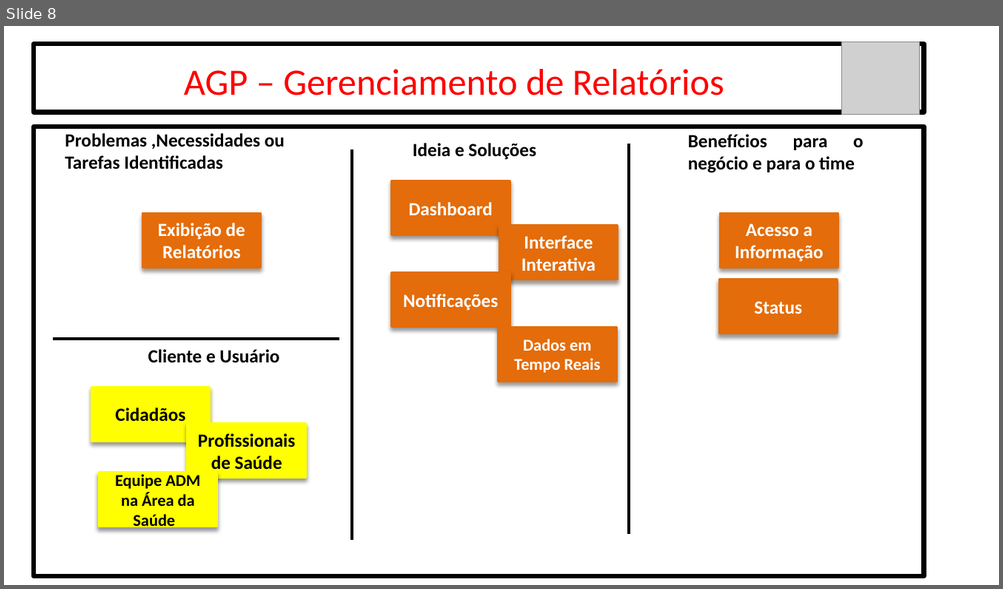
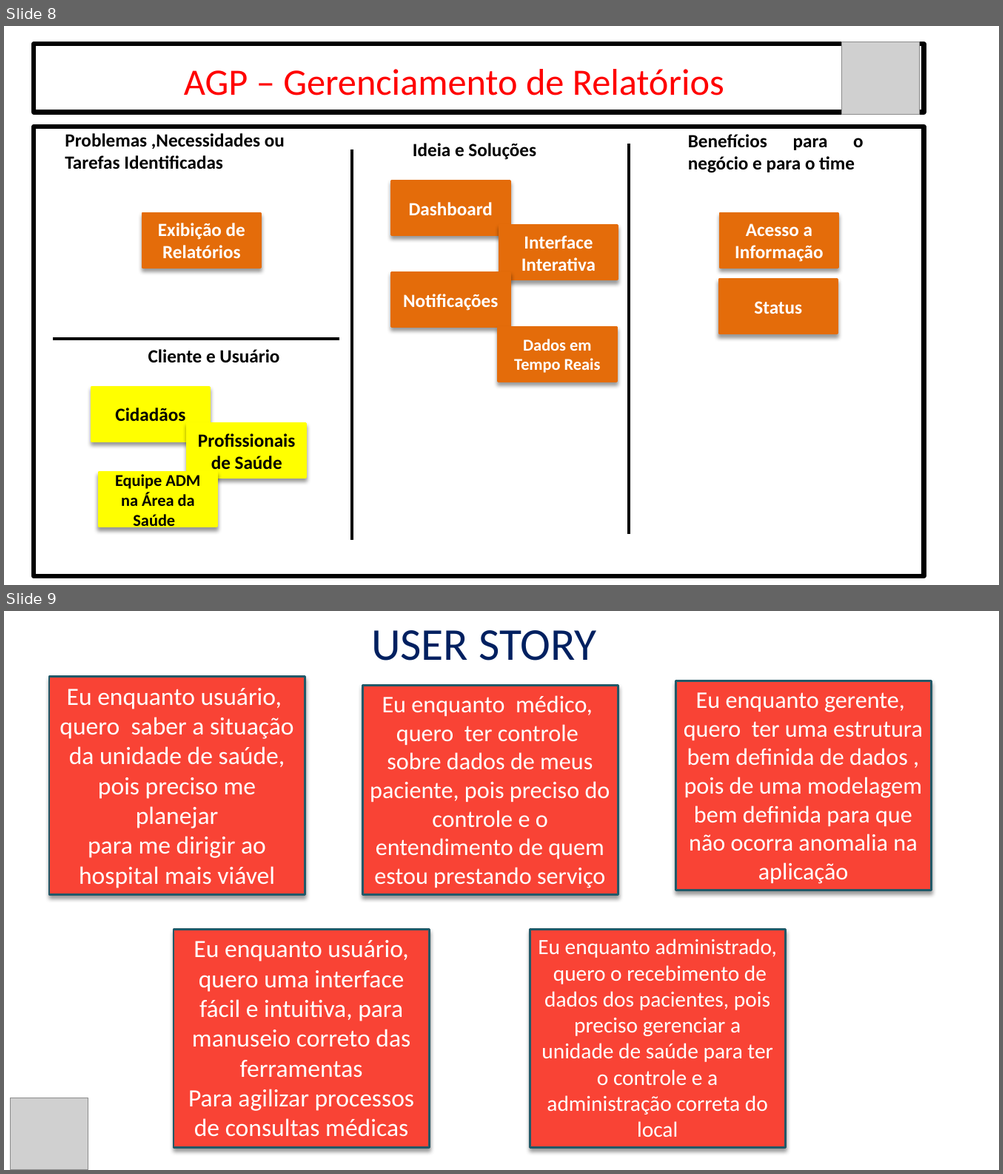
Before and after one commit to marcelo-bonora/Bandtec---Disciplinas, a slide deck: 2020_2 Analise de Sistema/Aulas/2020_08_19 Etapas de Aplicação/Ativ(ADS).pptx. Shown one above the other, each under a label of ours: slide 8 before the commit, slides 8 and 9 after it. The pictures are 1003x589 and 1003x1174 pixels, drawn with LibreOffice and Linux fonts; fonts in the diff are those of the drawing; grey boxes stand for pictures. Boxes give left, top, right and bottom in pixels: in the first picture for what was removed or moved away, otherwise in the second. Text is boxed around its words. In the diff, an @@ line names an element or a change of style, - is before the commit and + after.

```diff
--- a/2020_2 Analise de Sistema/Aulas/2020_08_19 Etapas de Aplicação/Ativ(ADS).pptx
+++ b/2020_2 Analise de Sistema/Aulas/2020_08_19 Etapas de Aplicação/Ativ(ADS).pptx
@@ slide 9 added at (4, 611, 999, 1170), background #FFFFFF @@
@@ text added at (371, 630, 596, 661), 44 pt, text #002060 @@
+USER STORY
@@ rectangle added at (50, 677, 304, 895), fill #F94335, outline #215968 2 pt, 24 pt, text #FFFFFF @@
+Eu enquanto usuário, quero saber a situação da unidade de saúde, pois preciso me planejar
+para me dirigir ao hospital mais viável
@@ rectangle added at (362, 686, 617, 895), fill #F94335, outline #215968 2 pt, 23 pt, text #FFFFFF @@
+Eu enquanto médico, quero ter controle sobre dados de meus paciente, pois preciso do controle e o entendimento de quem estou prestando serviço
@@ rectangle added at (675, 681, 930, 891), fill #F94335, outline #215968 2 pt, 23 pt, text #FFFFFF @@
+Eu enquanto gerente, quero ter uma estrutura bem definida de dados , pois de uma modelagem bem definida para que não ocorra anomalia na aplicação
@@ rectangle added at (173, 930, 429, 1148), fill #F94335, outline #215968 2 pt, 24 pt, text #FFFFFF @@
+Eu enquanto usuário, quero uma interface fácil e intuitiva, para manuseio correto das ferramentas
+Para agilizar processos de consultas médicas
@@ rectangle added at (530, 930, 785, 1148), fill #F94335, outline #215968 2 pt, 21 pt, text #FFFFFF @@
+Eu enquanto administrado, quero o recebimento de dados dos pacientes, pois preciso gerenciar a unidade de saúde para ter o controle e a administração correta do local
@@ picture added at (11, 1098, 88, 1170) @@
```
Also in this commit, not shown: 1 other slide added, 24 other files.
